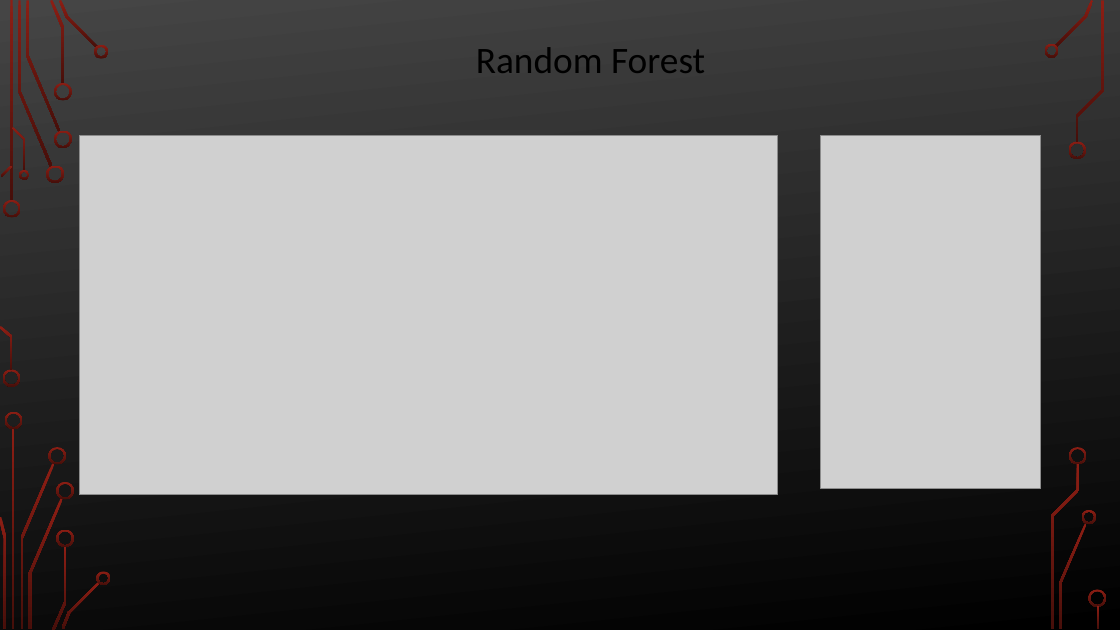
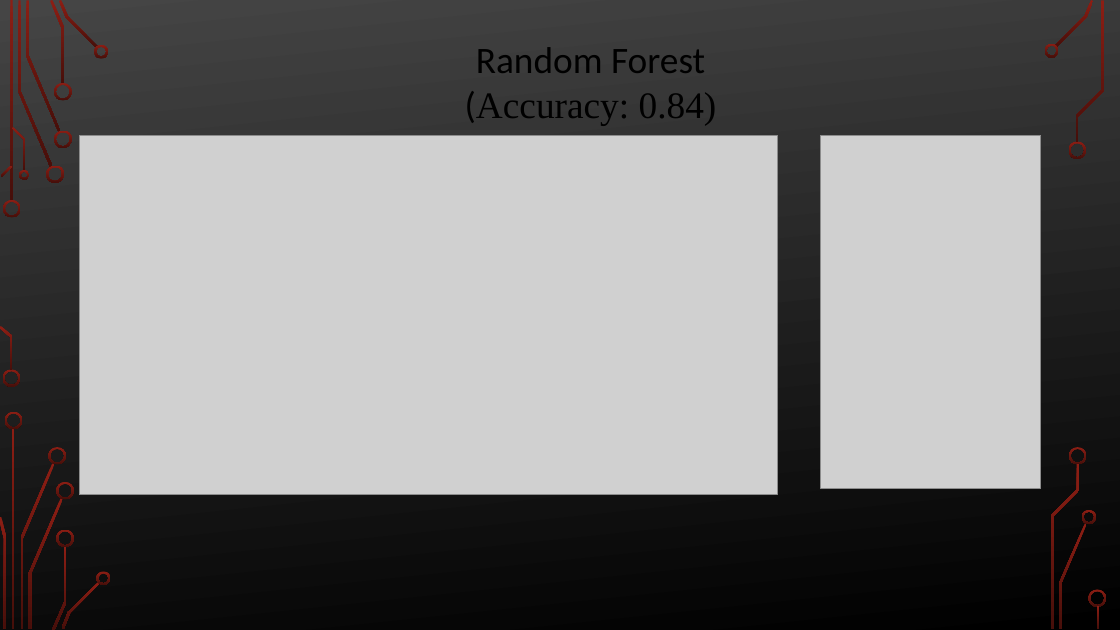
Before and after one commit to CSUN-MS-BANA/culminating-project-group-9, a slide deck: slide 14 of The Impact of Economic Indicators on National Income.pptx. Drawn at 1120x630 pixels with LibreOffice and Linux fonts; fonts in the diff are those of the drawing; grey boxes stand for pictures; background and template pictures are left out. Boxes give left, top, right and bottom in pixels: in the first picture for what was removed or moved away, otherwise in the second. Text is boxed around its words. In the diff, an @@ line names an element or a change of style, - is before the commit and + after.

```diff
--- a/The Impact of Economic Indicators on National Income.pptx
+++ b/The Impact of Economic Indicators on National Income.pptx
@@ text at (x1=465, y1=91, x2=717, y2=126): paragraph added @@
+(Accuracy: 0.84)
```
Also in this commit, not shown: 5 other slides changed, 1 slide added.
